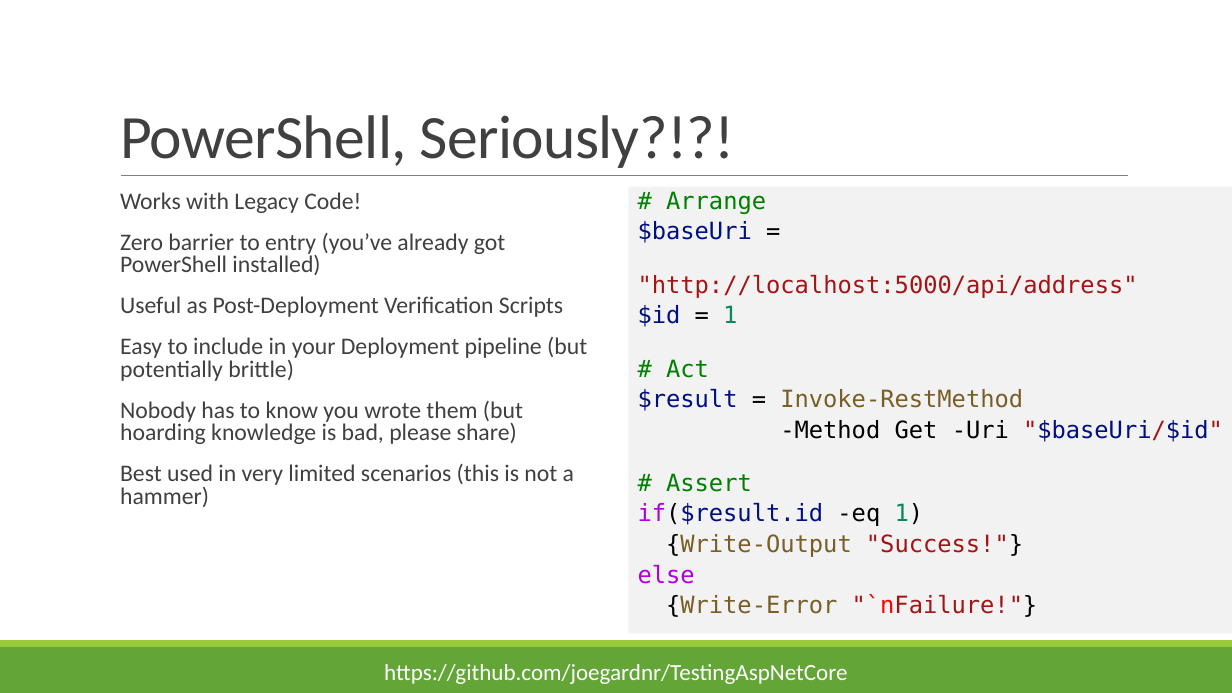
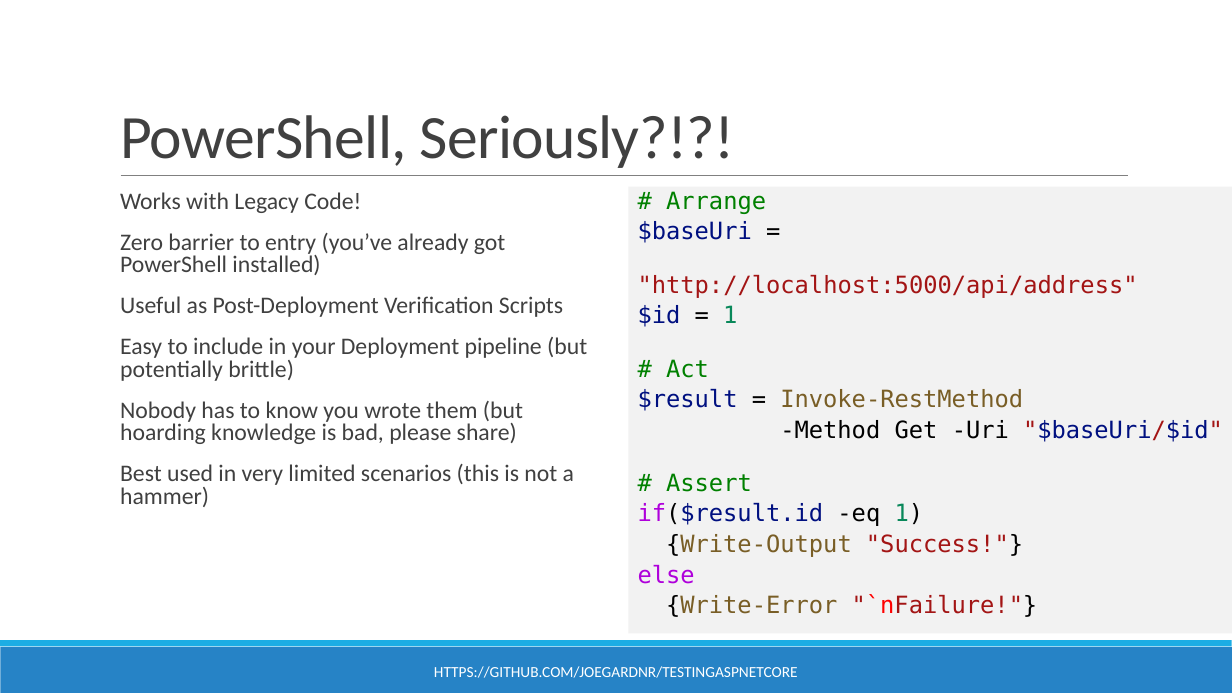
Before and after one commit to joegardnr/TestingAspNetCore, a slide deck: slide 7 of TestingASPNetCore.pptx. Drawn at 1232x693 pixels with LibreOffice and Linux fonts; fonts in the diff are those of the drawing. Boxes give left, top, right and bottom in pixels: in the first picture for what was removed or moved away, otherwise in the second. Text is boxed around its words. In the diff, an @@ line names an element or a change of style, - is before the commit and + after.

Commit message:
Update to ASP.Net Core 3.1

```diff
--- a/TestingASPNetCore.pptx
+++ b/TestingASPNetCore.pptx
@@ rectangle at <box>0,647,1232,693</box>: fill #63A537 to #2683C6 @@
@@ rectangle at <box>0,640,1232,647</box>: fill #99CB38 to #1CADE4 @@
@@ text at <box>434,666,798,678</box>: text changed; size 18 to 12 pt @@
-https://github.com/joegardnr/TestingAspNetCore
+HTTPS://GITHUB.COM/JOEGARDNR/TESTINGASPNETCORE
```
Also in this commit, not shown: 15 other slides changed, 6 other files.
